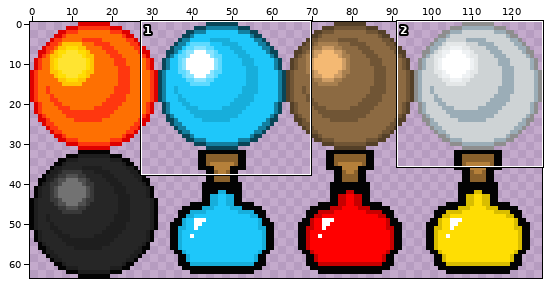
Sprite sheet: Assets/Images/items.png. Above: a wide view before the commit, with the close-up outlined.
Close-up. Before the edit:
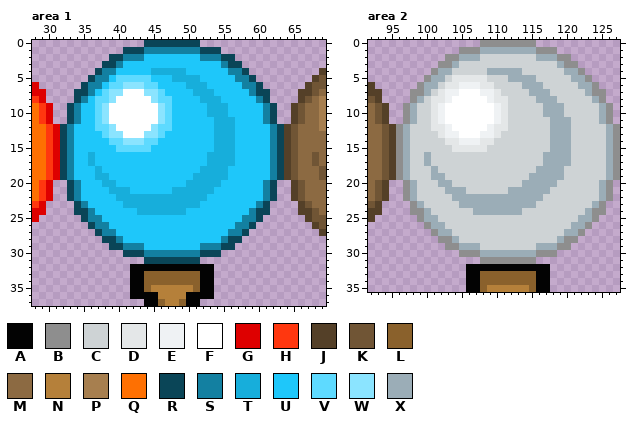
The file is 128x64 pixels. Colours within 5 levels of each other are drawn and written as one. Shown: area 1: x 28..69, y 0..37; area 2: x 92..127, y 0..35.
Palette (. is transparent): A #030303  B #8e8e8e  C #ced3d5  D #e4e7e8  E #eff2f4  F #ffffff  G #de0000  H #ff370f  J #544028  K #705535  L #8a612c  M #8c6a42  N #b5803a  P #a77f4f  Q #fe7002  R #0a4557  S #1380a1  T #17aedb  U #1ec7fa  V #5edaff  W #8be4ff  X #9badb7
And afterwards:
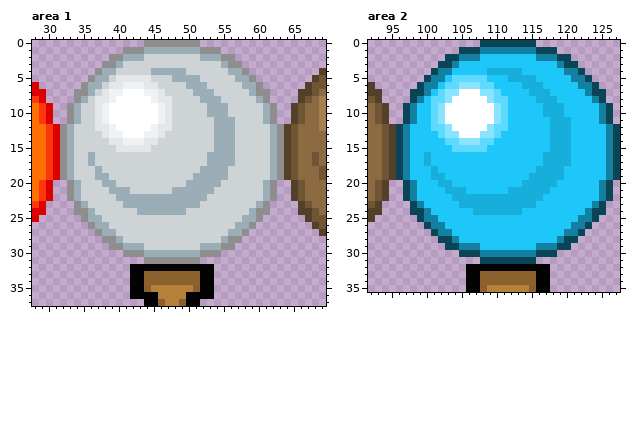
Edits made:
colour B: #8e8e8e -> #0a4557
colour D: #e4e7e8 -> #5edaff
colour E: #eff2f4 -> #8be4ff
colour R: #0a4557 -> #8e8e8e
colour V: #5edaff -> #e4e7e8
colour W: #8be4ff -> #eff2f4
Changed rows in their new state; - is a pixel that keeps its letter.
Area 1:
first column x 33:
 1 -----------XXXXXXXX-----------
 2 --------XXXCCCCCCCCXXX--------
 3 -------XCCCCCCCCCCCCCCX-------
 4 -----XXCCCCCXXXXXCCCCCCXX-----
 5 ----XXC-----CCCXXXXCCCCCXX----
 6 ---XXC-------CCCCXXXCCCCCXX---
 7 ---XC---------CCCCXXXCCCCCX---
 8 --XC-----------CCCCXXXCCCCCX--
 9 -XCC-----------CCCCCXXXCCCCCX-
10 -XCC-----------CCCCCXXXCCCCCX-
11 -XCC-----------CCCCCCXXXCCCCX-
12 XCCC-----------CCCCCCXXXCCCCCX
13 XCCCC---------CCCCCCCXXXCCCCCX
14 XCCCCC-------CCCCCCCCXXXCCCCCX
15 XCCCCCC-----CCCCCCCCCXXXCCCCCX
16 XCCXCCCCCCCCCCCCCCCCXXXXCCCCCX
17 XCCXCCCCCCCCCCCCCCCCXXXXCCCCCX
18 XCCCXCCCCCCCCCCCCCCXXXXCCCCCCX
19 XCCCXXCCCCCCCCCCCCXXXXXCCCCCCX
20 -XCCCXXCCCCCCCCCCXXXXXCCCCCCX-
21 -XCCCCXXXCCCCCCXXXXXXCCCCCCCX-
22 -XCCCCCXXXXXXXXXXXXXCCCCCCCCX-
23 --XCCCCCXXXXXXXXXXXCCCCCCCCX--
24 ---XCCCCCCXXXXXXXCCCCCCCCCX---
25 ---XXCCCCCCCCCCCCCCCCCCCCXX---
26 ----XXCCCCCCCCCCCCCCCCCCXX----
27 -----XXCCCCCCCCCCCCCCCCXX-----
28 -------XCCCCCCCCCCCCCCX-------
29 --------XXXCCCCCCCCXXX--------
30 -----------XXXXXXXX-----------
Area 2:
first column x 97:
 1 -----------SSSSSSSS-----------
 2 --------SSSUUUUUUUUSSS--------
 3 -------SUUUUUUUUUUUUUUS-------
 4 -----SSUUUUUTTTTTUUUUUUSS-----
 5 ----SSU-----UUUTTTTUUUUUSS----
 6 ---SSU-------UUUUTTTUUUUUSS---
 7 ---SU---------UUUUTTTUUUUUS---
 8 --SU-----------UUUUTTTUUUUUS--
 9 -SUU-----------UUUUUTTTUUUUUS-
10 -SUU-----------UUUUUTTTUUUUUS-
11 -SUU-----------UUUUUUTTTUUUUS-
12 SUUU-----------UUUUUUTTTUUUUUS
13 SUUUU---------UUUUUUUTTTUUUUUS
14 SUUUUU-------UUUUUUUUTTTUUUUUS
15 SUUUUUU-----UUUUUUUUUTTTUUUUUS
16 SUUTUUUUUUUUUUUUUUUUTTTTUUUUUS
17 SUUTUUUUUUUUUUUUUUUUTTTTUUUUUS
18 SUUUTUUUUUUUUUUUUUUTTTTUUUUUUS
19 SUUUTTUUUUUUUUUUUUTTTTTUUUUUUS
20 -SUUUTTUUUUUUUUUUTTTTTUUUUUUS-
21 -SUUUUTTTUUUUUUTTTTTTUUUUUUUS-
22 -SUUUUUTTTTTTTTTTTTTUUUUUUUUS-
23 --SUUUUUTTTTTTTTTTTUUUUUUUUS--
24 ---SUUUUUUTTTTTTTUUUUUUUUUS---
25 ---SSUUUUUUUUUUUUUUUUUUUUSS---
26 ----SSUUUUUUUUUUUUUUUUUUSS----
27 -----SSUUUUUUUUUUUUUUUUSS-----
28 -------SUUUUUUUUUUUUUUS-------
29 --------SSSUUUUUUUUSSS--------
30 -----------SSSSSSSS-----------
